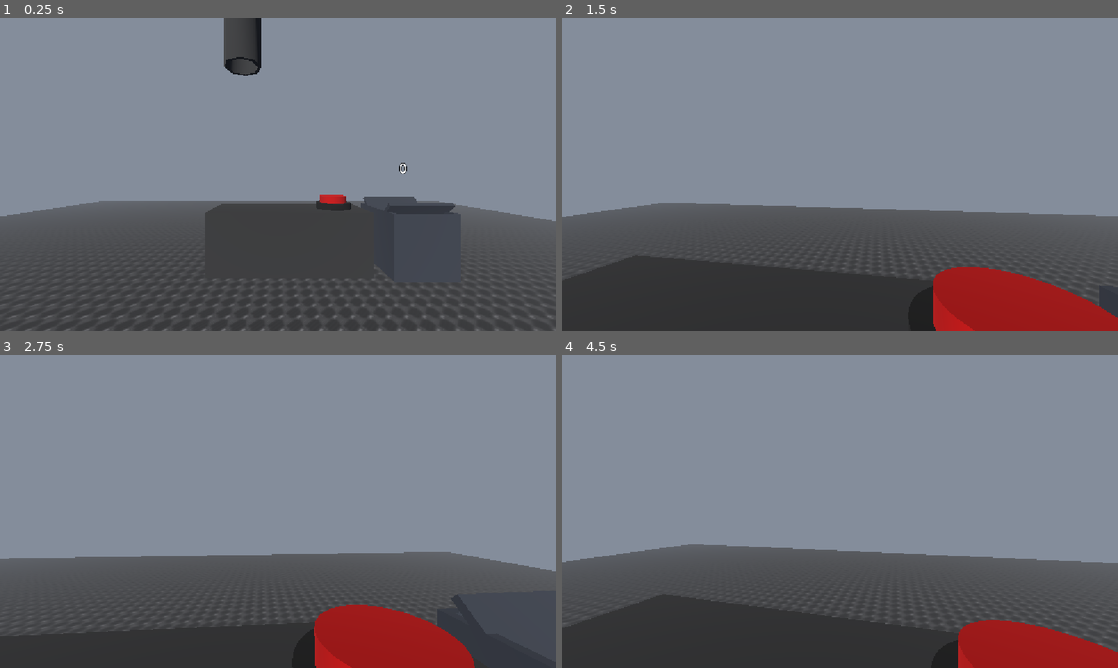
Above: before the commit, frames 1-4 (two rows, left to right).
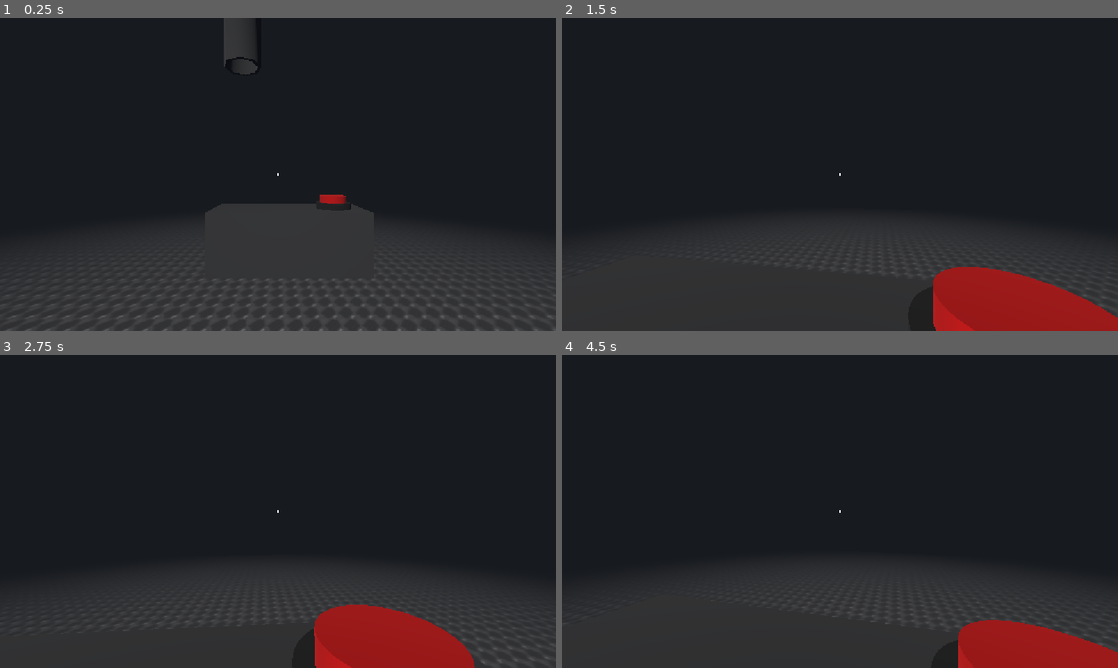
Above: after the commit, the same moments.

Repository: AvSBF/nerdy-papers
Game: Godot game, scene res://Scenes/World.tscn
Two runs of this game, one before a commit and one after it. Both use one fixed random seed, a clock stepped at 60 frames per second and the inputs below.
Inputs (mouse positions are in pixels of both pictures, inside the frame that each line leads up to):
- Up to frame 1 (0.25 s): no input
- Up to frame 2 (1.5 s): tap Enter at 0.5 s; move the mouse to (867, 174) at 0.52 s; hold G (throw) 0.53-1.28 s; hold W (key_forward) from 0.53 s (still down); move the mouse to (812, 174) at 1.27 s; tap E (interact) at 1.35 s
- Up to frame 3 (2.75 s): keep holding W (key_forward); tap G (throw) at 1.55, 2.3 s; tap Space at 2 s; move the mouse to (289, 505) at 2.02 s; hold Shift (sprint) from 2.03 s (still down)
- Up to frame 4 (4.5 s): keep holding W (key_forward); tap Enter at 2.75, 4.25 s; move the mouse to (834, 517) at 2.77 s; release Shift (sprint) at 2.78 s; tap G (throw) at 2.85 s; tap Space at 3.5 s; move the mouse to (878, 514) at 3.52 s; hold G (throw) 3.53-4.28 s; move the mouse to (795, 508) at 4.27 s; tap E (interact) at 4.35 s

The runs differ from the first frame. In frame 1, 71% of the frame differs, in the area x 0-100%, y 0-89%; in frame 2, 75%; in frame 3, 79%, in the area x 0-100%, y 0-99%; in frame 4, 77%.

Commit message:
feat: add paper type labels and multiple typed storage bins

Diff:
--- a/Prefabs/Player.tscn
+++ b/Prefabs/Player.tscn
@@ -13,7 +13,6 @@
 
 [node name="Player" type="CharacterBody3D" unique_id=1680936360 groups=["player"]]
 collision_layer = 2
-collision_mask = 1
 script = ExtResource("1_um8lo")
 
 [node name="MeshInstance3D" type="MeshInstance3D" parent="." unique_id=1810509082]
@@ -40,8 +39,22 @@
 [node name="UI" type="CanvasLayer" parent="." unique_id=2145990167]
 script = ExtResource("5_ui")
 
-[node name="Label" type="Label" parent="UI"]
+[node name="Crosshair" type="ColorRect" parent="UI" unique_id=1484145784]
 anchors_preset = 8
+anchor_left = 0.5
+anchor_top = 0.5
+anchor_right = 0.5
+anchor_bottom = 0.5
+offset_left = -3.0
+offset_top = -3.0
+offset_right = 3.0
+offset_bottom = 3.0
+grow_horizontal = 2
+grow_vertical = 2
+mouse_filter = 2
+
+[node name="Label" type="Label" parent="UI" unique_id=1285730884]
+anchors_preset = 7
 anchor_left = 0.5
 anchor_top = 1.0
 anchor_right = 0.5
--- a/Prefabs/paper.tscn
+++ b/Prefabs/paper.tscn
@@ -22,3 +22,10 @@
 [node name="CollisionShape3D" type="CollisionShape3D" parent="." unique_id=2054380801]
 transform = Transform3D(1, 0, 0, 0, 1, 0, 0, 0, 1, 0, 0.017000519, 0)
 shape = SubResource("BoxShape3D_22reo")
+
+[node name="TypeLabel" type="Label3D" parent="."]
+transform = Transform3D(1, 0, 0, 0, 1, 0, 0, 0, 1, 0, 0.16, 0)
+billboard = 1
+text = "1"
+font_size = 32
+outline_size = 8
--- a/Prefabs/paper_creating_table.tscn
+++ b/Prefabs/paper_creating_table.tscn
@@ -54,6 +54,7 @@
 [node name="Button" type="StaticBody3D" parent="." unique_id=1033382256 groups=["button"]]
 transform = Transform3D(1, 0, 0, 0, 1, 0, 0, 0, 1, 0.8, 1, 0)
 script = ExtResource("2_qgx16")
+wait_time = 0.1
 
 [node name="Basis" type="MeshInstance3D" parent="Button" unique_id=49486377]
 transform = Transform3D(1, 0, 0, 0, 1, 0, 0, 0, 1, 0, 0.05, 0)
--- a/Prefabs/paper_storage.tscn
+++ b/Prefabs/paper_storage.tscn
@@ -36,6 +36,7 @@
 script = ExtResource("1_storage")
 
 [node name="Bin" type="StaticBody3D" parent="." unique_id=1049283715]
+transform = Transform3D(-4.371139e-08, 0, -1, 0, 1, 0, 1, 0, -4.371139e-08, 0, 0, 0)
 collision_mask = 0
 
 [node name="Floor" type="MeshInstance3D" parent="Bin" unique_id=1657483920]
@@ -84,24 +85,25 @@
 shape = SubResource("BoxShape3D_wall_z")
 
 [node name="LidBack" type="MeshInstance3D" parent="Bin" unique_id=1746352819]
-transform = Transform3D(1, 0, 0, 0, 0.7071068, -0.7071068, 0, 0.7071068, 0.7071068, 0, 0.95, -0.3)
+transform = Transform3D(1, 0, 0, 0, 0.7071068, -0.7071068, 0, 0.7071068, 0.7071068, 0, 1.1571229, -0.729556)
 material_override = SubResource("StandardMaterial3D_bin")
 mesh = SubResource("BoxMesh_lid")
 
 [node name="LidBackShape" type="CollisionShape3D" parent="Bin" unique_id=1920384760]
-transform = Transform3D(1, 0, 0, 0, 0.7071068, -0.7071068, 0, 0.7071068, 0.7071068, 0, 0.95, -0.3)
+transform = Transform3D(1, 0, 0, 0, 0.7071068, -0.7071068, 0, 0.7071068, 0.7071068, 0, 1.158355, -0.73027194)
 shape = SubResource("BoxShape3D_lid")
 
 [node name="LidFront" type="MeshInstance3D" parent="Bin" unique_id=1920384761]
-transform = Transform3D(1, 0, 0, 0, 0.7071068, 0.7071068, 0, -0.7071068, 0.7071068, 0, 0.95, 0.3)
+transform = Transform3D(1, 0, 0, 0, 0.7071068, 0.7071068, 0, -0.7071068, 0.7071068, 0, 1.1514492, 0.73234355)
 material_override = SubResource("StandardMaterial3D_bin")
 mesh = SubResource("BoxMesh_lid")
 
 [node name="LidFrontShape" type="CollisionShape3D" parent="Bin" unique_id=1920384762]
-transform = Transform3D(1, 0, 0, 0, 0.7071068, 0.7071068, 0, -0.7071068, 0.7071068, 0, 0.95, 0.3)
+transform = Transform3D(1, 0, 0, 0, 0.7071068, 0.7071068, 0, -0.7071068, 0.7071068, 0, 1.1521908, 0.73266715)
 shape = SubResource("BoxShape3D_lid")
 
 [node name="DetectArea" type="Area3D" parent="." unique_id=1783946503]
+transform = Transform3D(-4.371139e-08, 0, -1, 0, 1, 0, 1, 0, -4.371139e-08, 0, 0, 0)
 collision_layer = 0
 collision_mask = 4
 
@@ -115,3 +117,9 @@
 text = "0"
 font_size = 48
 outline_size = 8
+
+[node name="TypeLabel" type="Label3D" parent="." unique_id=249901038]
+transform = Transform3D(1, 0, 0, 0, 1, 0, 0, 0, 1, 0, 1.35, 0)
+billboard = 1
+text = "1"
+outline_size = 8
--- a/Scenes/World.tscn
+++ b/Scenes/World.tscn
@@ -11,9 +11,10 @@
 ambient_light_color = Color(1, 1, 1, 1)
 fog_enabled = true
 fog_mode = 1
+fog_light_color = Color(0.092545725, 0.10477363, 0.12380075, 1)
 fog_density = 1.0
 fog_depth_begin = 0.0
-fog_depth_end = 40.5
+fog_depth_end = 10.0
 
 [sub_resource type="CameraAttributesPractical" id="CameraAttributesPractical_j0p05"]
 
@@ -41,5 +42,16 @@
 transform = Transform3D(1, 0, 0, 0, 1, 0, 0, 0, 1, 0.7072947, 0.025000095, -1.580008)
 
 [node name="Paper Storage" parent="." unique_id=1837465201 instance=ExtResource("4_storage")]
-transform = Transform3D(1, 0, 0, 0, 1, 0, 0, 0, 1, 2.754945, 0.025000095, -1.580008)
+transform = Transform3D(-1, 0, -2.9802322e-08, 0, 1, 0, 2.9802322e-08, 0, -1, -2.245055, 0.025000095, 5.419992)
+
+[node name="Paper Storage2" parent="." unique_id=758220714 instance=ExtResource("4_storage")]
+transform = Transform3D(-1, 0, -2.9802322e-08, 0, 1, 0, 2.9802322e-08, 0, -1, -0.24505496, 0.025000095, 5.419992)
 paper_type = 2
+
+[node name="Paper Storage3" parent="." unique_id=454407692 instance=ExtResource("4_storage")]
+transform = Transform3D(-1, 0, -2.9802322e-08, 0, 1, 0, 2.9802322e-08, 0, -1, 1.754945, 0.025000095, 5.419992)
+paper_type = 3
+
+[node name="Paper Storage4" parent="." unique_id=743524894 instance=ExtResource("4_storage")]
+transform = Transform3D(-1, 0, -2.9802322e-08, 0, 1, 0, 2.9802322e-08, 0, -1, 3.754945, 0.025000095, 5.419992)
+paper_type = 4
--- a/Scripts/Paper Creating Table/paper_creator.gd
+++ b/Scripts/Paper Creating Table/paper_creator.gd
@@ -8,6 +8,7 @@
 
 func spawn_paper() -> void:
 	var paper := paper_scene.instantiate()
+	paper.paper_type = randi_range(1, 4)
 	paper.add_to_group("paper")
 	add_child(paper)
 	paper.position = _get_random_position()
--- a/Scripts/Paper Storage/paper_storage.gd
+++ b/Scripts/Paper Storage/paper_storage.gd
@@ -2,6 +2,7 @@
 
 @onready var detect_area : Area3D = $DetectArea
 @onready var count_label : Label3D = $CountLabel
+@onready var type_label : Label3D = $TypeLabel
 
 @export var paper_type : int = 1
 @export var throw_speed : float = 10.0
@@ -10,6 +11,7 @@
 
 func _ready() -> void:
 	detect_area.body_entered.connect(_on_body_entered)
+	type_label.text = str(paper_type)
 	_update_label()
 
 func _on_body_entered(body: Node3D) -> void:
--- a/Scripts/Paper/paper.gd
+++ b/Scripts/Paper/paper.gd
@@ -4,6 +4,12 @@
 @export var paper_type : int = 1
 
 signal picked_up(paper: Paper)
+
+@onready var type_label : Label3D = $TypeLabel
+
+func _ready() -> void:
+	type_label.text = str(paper_type)
+	type_label.visible = false
 
 var _flight_target : Node3D = null
 var _hold_point : Node3D = null
@@ -40,6 +46,7 @@
 	_held = false
 	_hold_point = null
 	_flight_target = null
+	type_label.visible = false
 	gravity_scale = 1.0
 	can_sleep = true
 	collision_layer = get_meta("pickup_layer", 1)
@@ -61,6 +68,7 @@
 		if _flight_progress >= 1.0:
 			_held = true
 			_flight_target = null
+			type_label.visible = true
 			picked_up.emit(self)
 	elif _held and _hold_point != null:
 		state.transform = _hold_point.global_transform
Not shown: 1 places in Prefabs/Player.tscn that only renumber resources
Not shown: 1 places in Prefabs/paper_creating_table.tscn that only renumber resources
